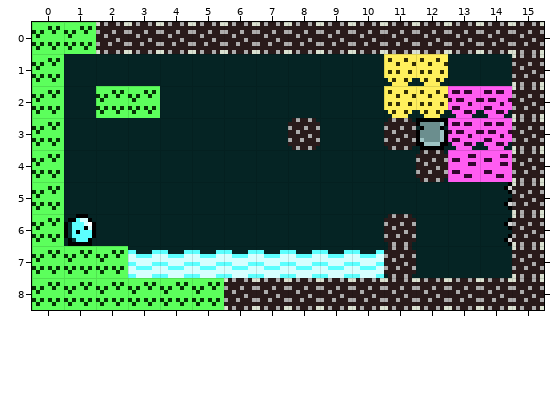
Level history. Tiled map: Assets/Scenes/LevelsTMX/16x9.tmx. Above, as it was before the edit.
Cells are 8x8 px. Shown: x 0..15, y 0..8.
The same view after the edit:
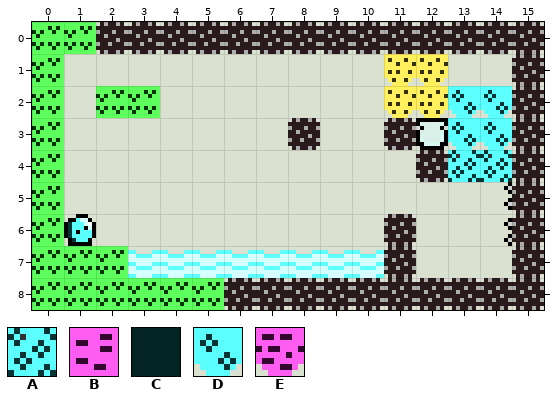
Key: from "GGJ22": A 1, B 5, C 19, D 65, E 69.
_ is an empty cell, . an unchanged one.
The author wrote: Colisão + BKG?
What changed:
--- layer "BG_2 (BKG)"
@@ x 1..14 @@
-1 CCCCCCCCCCCCCC
-2 C..CCCCCCCCCCC
-3 CCCCCCCCCCCCCC
-4 CCCCCCCCCCCC..
-5 CCCCCCCCCCCCCC
-6 CCCCCCCCCCCCCC
-7 ..CCCCCCCCCCCC
+1 ______________
+2 _..___________
+3 ______________
+4 ____________..
+5 ______________
+6 ______________
+7 ..____________
--- layer "MG (Main Game)"
@@ x 13..14 @@
-2 EE
-3 EE
-4 BB
+2 DD
+3 DD
+4 AA
Boxes around the changes in both pictures, in picture pixels (x1, y1, x2, y2):
changed: (64, 54, 512, 278)
